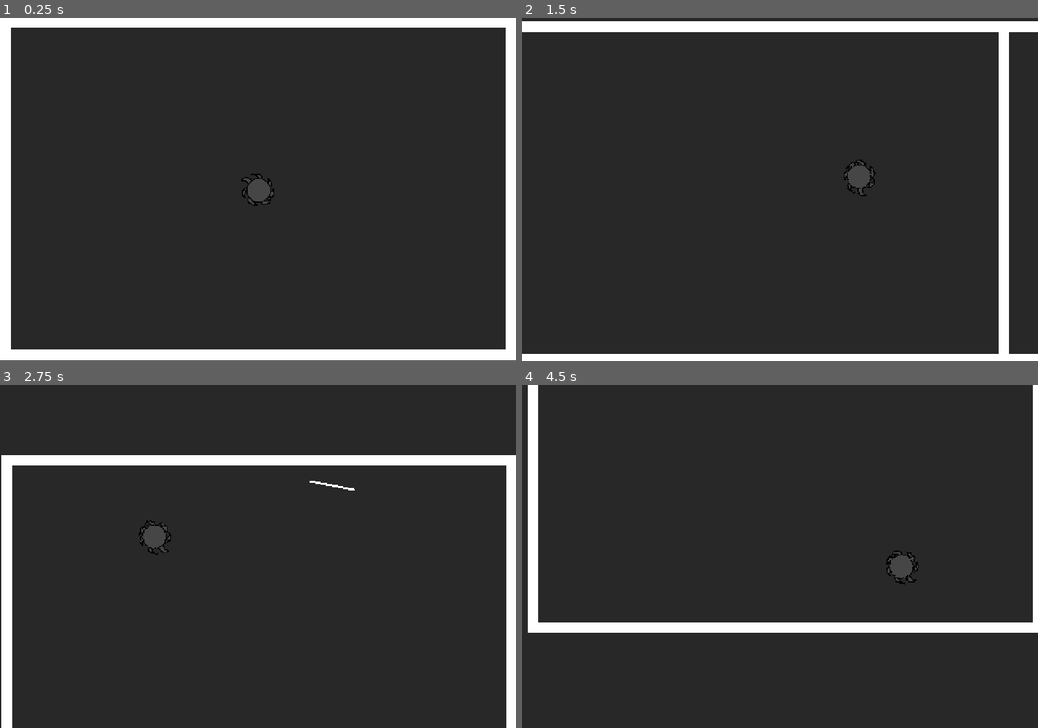
Above: before the commit, frames 1-4 (two rows, left to right).
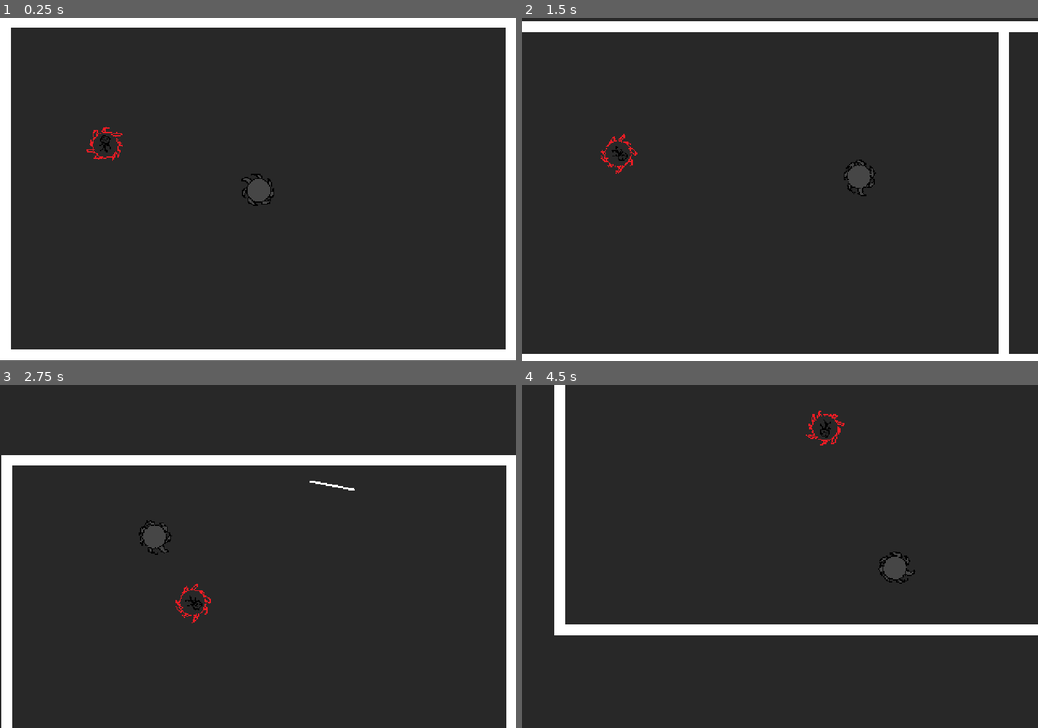
Above: after the commit, the same moments.

Repository: deltea/brj-2025
Game: Godot game, scene res://rooms/levels/test_level.tscn
Two runs of this game, one before a commit and one after it. Both use one fixed random seed, a clock stepped at 60 frames per second and the inputs below.
Inputs (mouse positions are in pixels of both pictures, inside the frame that each line leads up to):
- Up to frame 1 (0.25 s): no input
- Up to frame 2 (1.5 s): move the mouse to (893, 172) at 0.52 s; press the mouse at (893, 172) at 0.53 s; move the mouse to (676, 206) at 1.27 s; release the mouse at (676, 206) at 1.28 s; click (676, 206) at 1.35 s
- Up to frame 3 (2.75 s): move the mouse to (309, 481) at 2.02 s; press the mouse at (309, 481) at 2.03 s
- Up to frame 4 (4.5 s): move the mouse to (754, 625) at 2.77 s; release the mouse at (754, 625) at 2.78 s; click (754, 625) at 2.85 s; move the mouse to (934, 607) at 3.52 s; press the mouse at (934, 607) at 3.53 s; move the mouse to (625, 505) at 4.27 s; release the mouse at (625, 505) at 4.28 s; click (625, 505) at 4.35 s

The runs differ from the first frame. In frame 1, 0.2% of the frame differs, in the area x 16-24%, y 31-42%; in frame 2, 0.2%; in frame 3, 0.2%; in frame 4, 5.4%, in the area x 1-100%, y 0-73%.

Commit message:
Added damage and health systems.

Diff:
--- a/rooms/levels/test_level.tscn
+++ b/rooms/levels/test_level.tscn
@@ -1,12 +1,13 @@
-[gd_scene load_steps=4 format=3 uid="uid://dblppfoq00bb"]
+[gd_scene load_steps=5 format=3 uid="uid://dblppfoq00bb"]
 
 [ext_resource type="PackedScene" uid="uid://c5htw6kws7a1r" path="res://rooms/level.tscn" id="1_nfnad"]
 [ext_resource type="PackedScene" uid="uid://ctoo0n22cfbd7" path="res://scenes/player/player.tscn" id="2_av0wu"]
 [ext_resource type="PackedScene" uid="uid://danvefsaxgyvo" path="res://scenes/test_collider.tscn" id="3_qdcyq"]
+[ext_resource type="PackedScene" uid="uid://hs4jyaqetvdb" path="res://scenes/enemies/example_enemy.tscn" id="4_wodb3"]
 
 [node name="TestLevel" instance=ExtResource("1_nfnad")]
 
-[node name="Player" parent="." index="0" instance=ExtResource("2_av0wu")]
+[node name="Player" parent="." index="0" groups=["players"] instance=ExtResource("2_av0wu")]
 z_index = 5
 position = Vector2(240, 160)
 
@@ -25,3 +26,6 @@
 position = Vector2(511, 314)
 rotation = 1.5708
 scale = Vector2(1, 1.6)
+
+[node name="Example Enemy" parent="." index="5" instance=ExtResource("4_wodb3")]
+position = Vector2(96, 116)
--- /dev/null
+++ b/scenes/enemies/enemy.gd
@@ -0,0 +1,16 @@
+extends Entity
+class_name Enemy;
+
+@onready var player : Player = %Player;
+
+func _ready():
+	pass;
+
+func _physics_process(delta: float) -> void:
+	super._physics_process(delta);
+
+func _on_collided(collision) -> void:
+	pass # Replace with function body.
+
+func _on_died() -> void:
+	queue_free();
--- /dev/null
+++ b/scenes/enemies/enemy.tscn
@@ -0,0 +1,16 @@
+[gd_scene load_steps=3 format=3 uid="uid://dxsim87luwpwc"]
+
+[ext_resource type="Script" path="res://scenes/enemies/enemy.gd" id="1_1h43w"]
+[ext_resource type="Script" path="res://scenes/enemies/state_machine.gd" id="2_uhek4"]
+
+[node name="Enemy" type="RigidBody2D"]
+script = ExtResource("1_1h43w")
+
+[node name="State Machine" type="Node" parent="."]
+script = ExtResource("2_uhek4")
+
+[node name="CollisionShape2D" type="CollisionShape2D" parent="."]
+
+[node name="AnimatedSprite2D" type="AnimatedSprite2D" parent="."]
+
+[connection signal="died" from="." to="." method="_on_died"]
--- /dev/null
+++ b/scenes/enemies/example_enemy.tscn
@@ -0,0 +1,39 @@
+[gd_scene load_steps=7 format=3 uid="uid://hs4jyaqetvdb"]
+
+[ext_resource type="PackedScene" uid="uid://dxsim87luwpwc" path="res://scenes/enemies/enemy.tscn" id="1_krwge"]
+[ext_resource type="Script" path="res://scripts/states/Enemy States/EnemyCharge.gd" id="2_eqkq3"]
+[ext_resource type="Script" path="res://scripts/states/Enemy States/EnemyIdle.gd" id="3_ccpcs"]
+[ext_resource type="Texture2D" uid="uid://emj1y67tfgx" path="res://assets/EnemySprites/EnemySprite.png" id="4_k4rdl"]
+
+[sub_resource type="CircleShape2D" id="CircleShape2D_5wekg"]
+radius = 16.0
+
+[sub_resource type="SpriteFrames" id="SpriteFrames_o6qwq"]
+animations = [{
+"frames": [{
+"duration": 1.0,
+"texture": ExtResource("4_k4rdl")
+}],
+"loop": true,
+"name": &"default",
+"speed": 5.0
+}]
+
+[node name="Example Enemy" instance=ExtResource("1_krwge")]
+
+[node name="State Machine" parent="." index="0" node_paths=PackedStringArray("initial_state")]
+initial_state = NodePath("EnemyIdle")
+
+[node name="EnemyCharge" type="Node" parent="State Machine" index="0" node_paths=PackedStringArray("enemy")]
+script = ExtResource("2_eqkq3")
+enemy = NodePath("../..")
+
+[node name="EnemyIdle" type="Node" parent="State Machine" index="1" node_paths=PackedStringArray("enemy")]
+script = ExtResource("3_ccpcs")
+enemy = NodePath("../..")
+
+[node name="CollisionShape2D" parent="." index="1"]
+shape = SubResource("CircleShape2D_5wekg")
+
+[node name="AnimatedSprite2D" parent="." index="2"]
+sprite_frames = SubResource("SpriteFrames_o6qwq")
--- /dev/null
+++ b/scenes/enemies/state_machine.gd
@@ -0,0 +1,40 @@
+extends Node
+
+@export var initial_state : State;
+
+var current_state : State;
+var states : Dictionary = {};
+
+# Called when the node enters the scene tree for the first time.
+func _ready() -> void:
+	for child in get_children():
+		if child is State:
+			states[child.name.to_lower()] = child;
+			child.Transitioned.connect(on_child_transitions)
+	if initial_state:
+		initial_state.Enter();
+		current_state = initial_state;
+
+# Called every frame. 'delta' is the elapsed time since the previous frame.
+func _process(delta: float) -> void:
+	if current_state:
+		current_state.Update(delta);
+
+func _physics_process(delta: float) -> void:
+	if current_state:
+		current_state.Physics_Update(delta);
+
+func on_child_transitions(state, new_state_name):
+	if state != current_state:
+		return
+
+	var new_state = states.get(new_state_name.to_lower())
+	if !new_state:
+		return
+
+	if current_state:
+		current_state.Exit()
+
+	new_state.Enter();
+
+	current_state = new_state;
--- a/scenes/player/player.gd
+++ b/scenes/player/player.gd
@@ -26,5 +26,12 @@
 		drag_line.visible = false
 		Engine.set_time_scale(1);
 
-func _on_collided() -> void:
+func _on_collided(body : Node) -> void:
 	RoomManager.current_room.camera.shake();
+	if body is Entity:
+		body.take_damage(damage)
+		take_damage(body.damage);
+		print(health)
+
+func _on_died() -> void:
+	get_tree().reload_current_scene();
--- a/scenes/player/player.tscn
+++ b/scenes/player/player.tscn
@@ -47,3 +47,4 @@
 
 [connection signal="body_entered" from="." to="." method="_on_body_entered"]
 [connection signal="collided" from="." to="." method="_on_collided"]
+[connection signal="died" from="." to="." method="_on_died"]
--- a/scripts/entity.gd
+++ b/scripts/entity.gd
@@ -8,6 +8,7 @@
 @export var bounce_strength : float = 1.0;
 @export var angular_speed : float = 0.1;
 @export var health : float = 100.0;
+@export var damage : float = 10.0;
 
 func take_damage(damage : float):
 	health -= damage;
@@ -18,4 +19,4 @@
 	$AnimatedSprite2D.rotation += linear_velocity.length() * angular_speed * delta;
 
 func _on_body_entered(body: Node) -> void:
-	collided.emit();
+	collided.emit(body);
--- /dev/null
+++ b/scripts/states/Enemy States/EnemyCharge.gd
@@ -0,0 +1,25 @@
+extends State
+class_name EnemyCharge
+
+@export var enemy : Enemy;
+@export var stop_radius : float = 25;
+@export var forget_dist: float = 250;
+
+var player : RigidBody2D;
+@onready var animated_sprite = enemy.get_node("AnimatedSprite2D");
+@onready var move_speed = 120;
+
+func Enter():
+	print("Going to Charge")
+	player = get_tree().get_first_node_in_group("players");
+
+func Physics_Update(_delta : float) -> void:
+	var direction = player.global_position - enemy.global_position;
+	if direction.length() > stop_radius:
+		if direction.length() > forget_dist:
+			Transitioned.emit(self, "EnemyIdle")
+			return;
+		direction = direction.normalized();
+		enemy.linear_velocity = enemy.linear_velocity.move_toward(direction * move_speed, 1);
+	else:
+		enemy.linear_velocity = enemy.linear_velocity.move_toward(Vector2.ZERO, 10);
--- /dev/null
+++ b/scripts/states/Enemy States/EnemyIdle.gd
@@ -0,0 +1,37 @@
+extends State
+class_name EnemyIdle
+
+@export var enemy : Enemy;
+@export var move_speed = 100;
+@export var see_dist: float = 250;
+@export var marker_scene : PackedScene;
+
+@onready var animated_sprite = enemy.get_node("AnimatedSprite2D");
+var marker : Marker2D;
+
+var spawn_location : Vector2;
+var goal_position : Vector2;
+var radius = 100;
+var player : Player;
+
+var time_elapsed = 0;
+
+func Enter():
+	spawn_location = enemy.global_position;
+	player = get_tree().get_first_node_in_group("players");
+	animated_sprite.play("Idle");
+
+# Called every frame. 'delta' is the elapsed time since the previous frame.
+func Update(_delta: float) -> void:
+	var player_enemy_dist = enemy.global_position.distance_to(player.global_position);
+	if player_enemy_dist < see_dist:
+		Transitioned.emit(self, "EnemyCharge")
+
+func Physics_Update(_delta : float):
+	time_elapsed += _delta;
+
+	goal_position = spawn_location + Vector2(radius,0).rotated(PI * time_elapsed);
+
+	var vector_to_center = goal_position - enemy.global_position;
+	vector_to_center = vector_to_center.normalized();
+	enemy.apply_central_force(vector_to_center.rotated(deg_to_rad(20)) * move_speed)
--- /dev/null
+++ b/scripts/states/State.gd
@@ -0,0 +1,16 @@
+extends Node
+class_name State;
+
+signal Transitioned;
+
+func Enter():
+	pass
+
+func Exit():
+	pass;
+
+func Update(_delta:float):
+	pass;
+
+func Physics_Update(_delta:float):
+	pass
Binary file added: assets/EnemySprites/EnemySprite.png
Not shown, added: assets/EnemySprites/EnemySprite.png.import
